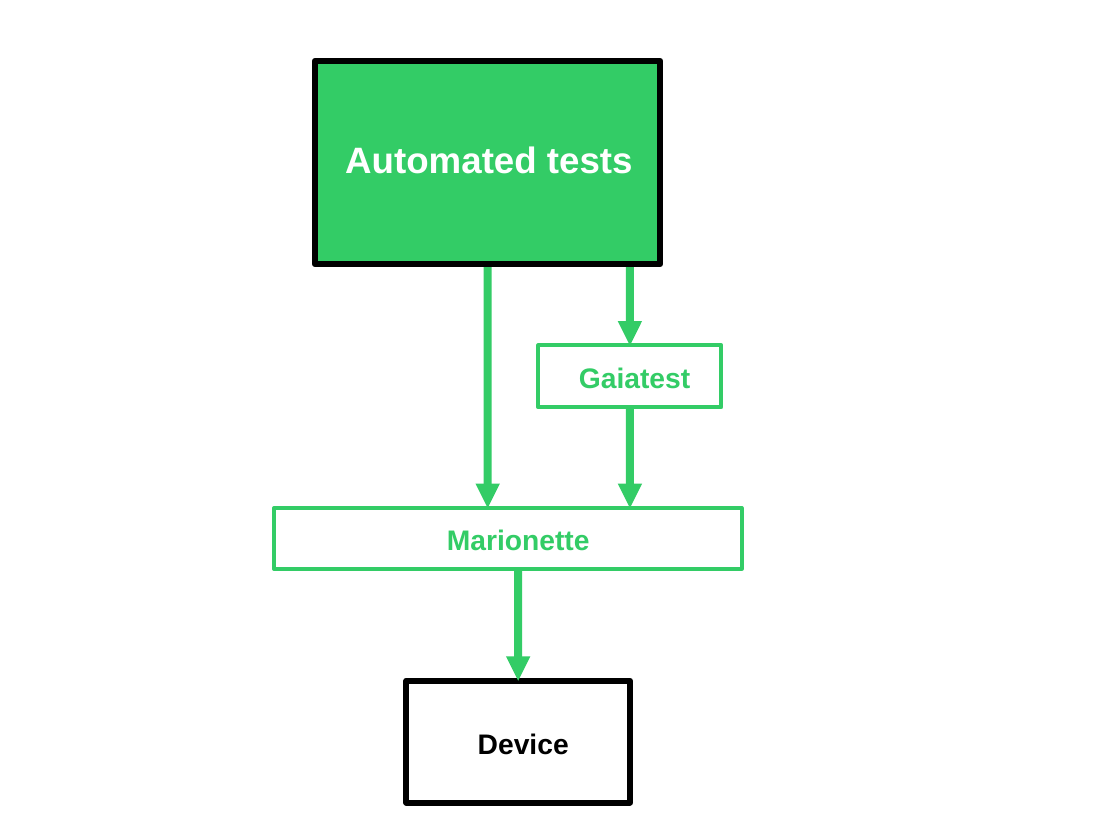
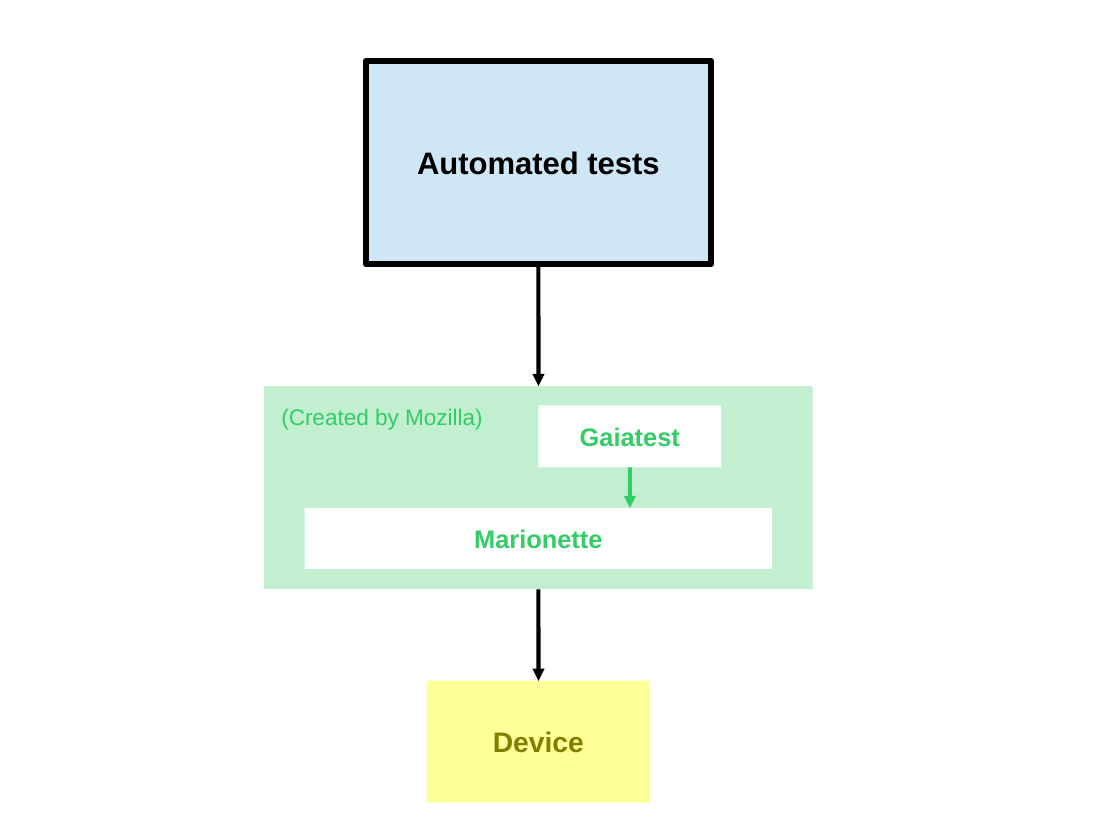
Before and after one commit to roydude2/owd_smoketests, a slide deck: slide 1 of docs/Overview.odp. Drawn at 1120x840 pixels with LibreOffice and Linux fonts; fonts in the diff are those of the drawing. Boxes give left, top, right and bottom in pixels: in the first picture for what was removed or moved away, otherwise in the second. Text is boxed around its words. In the diff, an @@ line names an element or a change of style, - is before the commit and + after.

```diff
--- a/docs/Overview.odp
+++ b/docs/Overview.odp
@@ rectangle removed at [315, 61, 661, 264] @@
@@ rectangle "Automated tests": place and size @@
-rectangle "Automated tests" at [345, 146, 633, 174]
+rectangle "Automated tests" at [366, 61, 711, 264]
@@ rectangle "Automated tests" at [366, 61, 711, 264]: size 26 to 22 pt, text colour #FFFFFF to #000000; alignment left to centre; vertical alignment top to middle; fill none to #CFE7F5; outline none to #000000 4.31 pt @@
@@ arrow removed from (488, 264) to (488, 508) @@
@@ arrow added from (539, 264) to (539, 386), #000000 2.89 pt @@
@@ arrow removed from (630, 264) to (630, 346) @@
@@ rectangle removed at [539, 346, 722, 408] @@
@@ rectangle: place and size @@
-rectangle at [274, 508, 742, 569]
+rectangle at [264, 386, 813, 589]
@@ rectangle at [264, 386, 813, 589]: fill #FFFFFF to #33CC66 at 30% opacity; outline #33CC66 2.89 pt to none @@
@@ text added at [281, 408, 483, 430], 16 pt, text #33CC66 @@
+(Created by Mozilla)
@@ rectangle "Gaiatest": place and size @@
-rectangle "Gaiatest" at [579, 367, 690, 389]
+rectangle "Gaiatest" at [539, 406, 722, 468]
@@ rectangle "Gaiatest" at [539, 406, 722, 468]: size 20 to 18 pt; alignment left to centre; vertical alignment top to middle; fill none to #FFFFFF @@
@@ arrow moved from (630, 408) - (630, 508) to (630, 468) - (630, 508) @@
@@ arrow (630, 468) - (630, 508): stroke #33CC66 5.75 pt to #33CC66 2.89 pt @@
@@ rectangle "Marionette" at [305, 508, 772, 569]: size 20 to 18 pt; alignment left to centre; vertical alignment top to middle; fill none to #FFFFFF @@
@@ rectangle "Marionette": place and size @@
-rectangle "Marionette" at [447, 529, 590, 551]
+rectangle "Marionette" at [305, 508, 772, 569]
@@ arrow moved from (518, 569) - (518, 681) to (539, 589) - (539, 681) @@
@@ arrow (539, 589) - (539, 681): stroke #33CC66 5.75 pt to #000000 2.89 pt @@
@@ rectangle removed at [407, 681, 630, 803] @@
@@ rectangle "Device": place and size @@
-rectangle "Device" at [478, 733, 569, 755]
+rectangle "Device" at [427, 681, 650, 803]
@@ rectangle "Device" at [427, 681, 650, 803]: text colour #000000 to #808000; alignment left to centre; vertical alignment top to middle; fill none to #FFFF99 @@
```
Also in this commit, not shown: 2 slides added, 4 other files.
